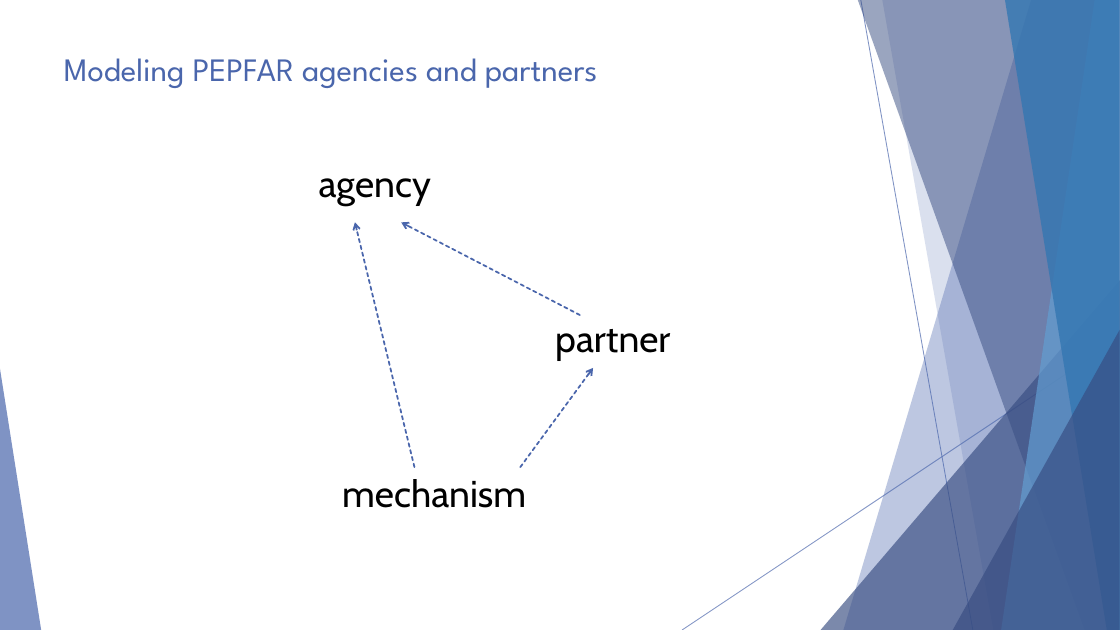
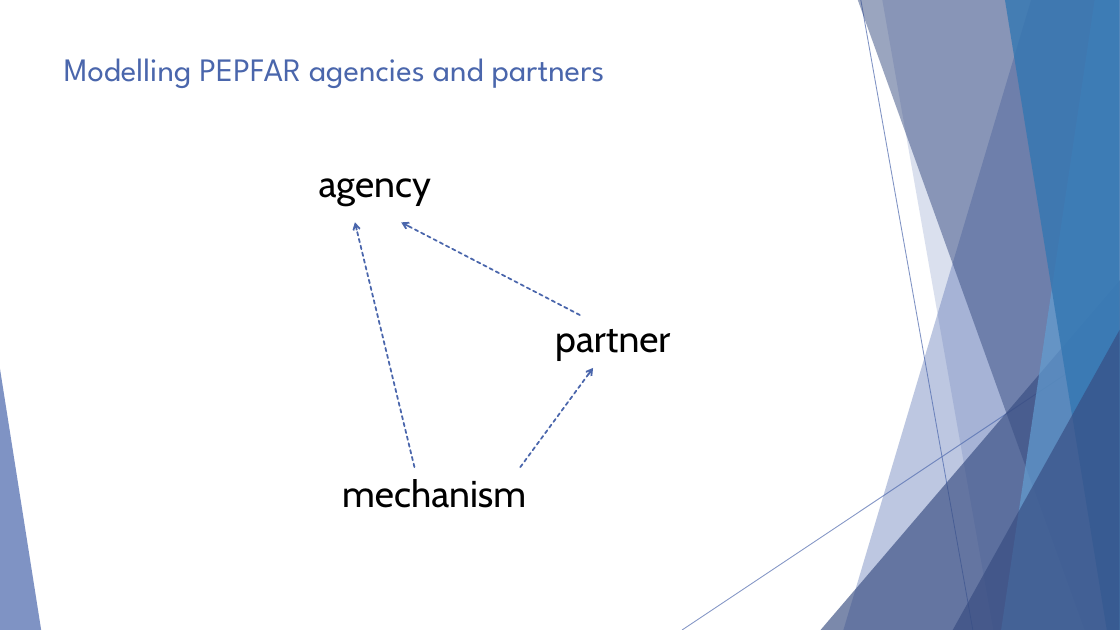
Before and after one commit to hispus/presentations, a slide deck: slide 18 of Complex_Data_Modelling/Complex_Data_Modelling.pptx. Drawn at 1120x630 pixels with LibreOffice and Linux fonts; fonts in the diff are those of the drawing; background and template pictures are left out. Boxes give left, top, right and bottom in pixels: in the first picture for what was removed or moved away, otherwise in the second. Text is boxed around its words. In the diff, an @@ line names an element or a change of style, - is before the commit and + after.

Commit message:
Updates Complex Data Modelling slides

```diff
--- a/Complex_Data_Modelling/Complex_Data_Modelling.pptx
+++ b/Complex_Data_Modelling/Complex_Data_Modelling.pptx
@@ title at [64, 58, 605, 88]: text changed @@
-Modeling PEPFAR agencies and partners
+Modelling PEPFAR agencies and partners
```
Also in this commit, not shown: 6 other slides changed, 1 other file.
